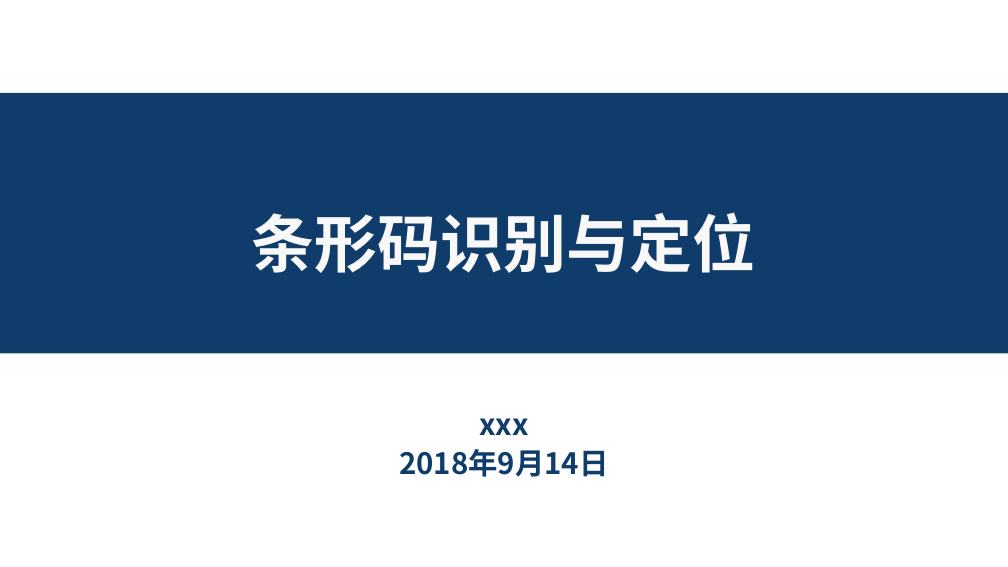
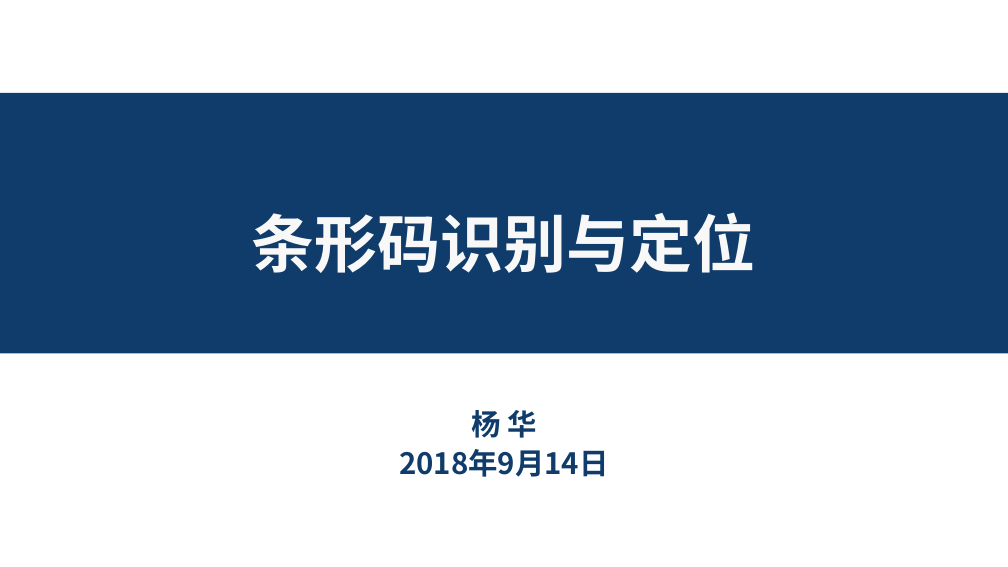
Before and after one commit to QinyuanZhou/Rubbish, a slide deck: slide 1 of PPT_for_barcode.pptx. Drawn at 1008x567 pixels with LibreOffice and Linux fonts; fonts in the diff are those of the drawing. Boxes give left, top, right and bottom in pixels: in the first picture for what was removed or moved away, otherwise in the second. Text is boxed around its words. In the diff, an @@ line names an element or a change of style, - is before the commit and + after.

```diff
--- a/PPT_for_barcode.pptx
+++ b/PPT_for_barcode.pptx
@@ text at (471, 410, 536, 438): text changed @@
-xxx
+杨 华
```
Also in this commit, not shown: 1 other slide changed, 1 slide added.
